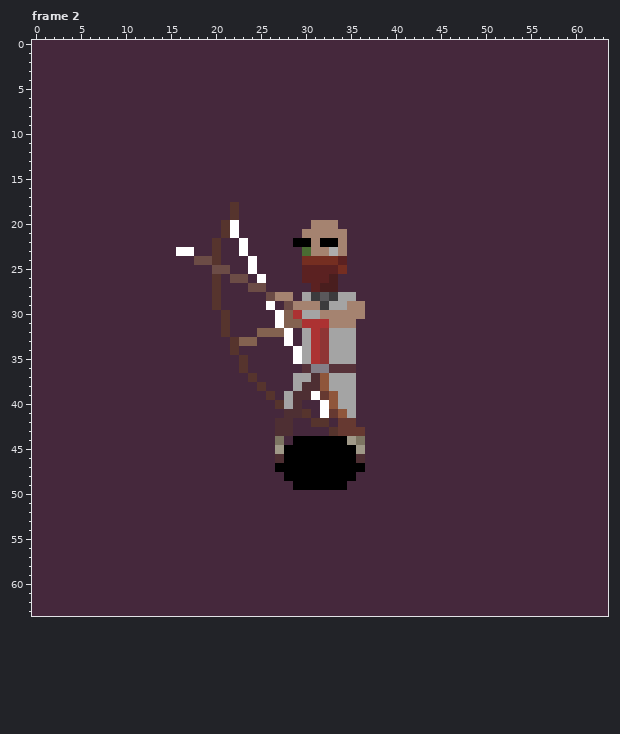
File history of a pixel-art file, assets/aseprite/human/human_melee_ranged_bow_attack.ase. Above: the version before the commit.
64x64 pixels, 6 frames. Shown: frame 2. The commit also changed other frames, which this record leaves out.
Now the later version:
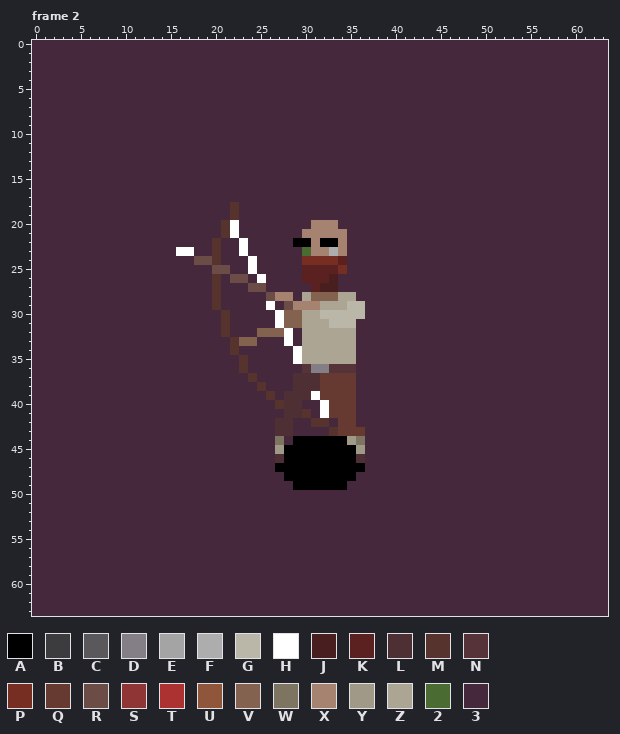
Palette (. is transparent): A #000000  B #3c3b3d  C #5a585b  D #847e87  E #a4a4a4  F #adadad  G #bab6a8  H #ffffff  J #491e1e  K #5b2121  L #4e2f33  M #56342d  N #563239  P #752e21  Q #663931  R #6c4c46  S #8f3535  T #ac3232  U #8f563b  V #836250  W #7d7562  X #a58370  Y #a09988  Z #ada593  2 #4a6c32  3 #45283c
The author wrote: Human bow animation - hands almost done
Change:
layer "body/shirts/regular" now shown
layer "body/shirts/long" now hidden
layer "body/armor" now hidden
layer "front (arms)/front_arms/shirts/regular" now shown
Frame 2:
The edit turns colour X into colour G in row 29 at x 35 to 36; in row 30 at x 32 to 36; in row 31 at x 33 to 35.
The edit turns colour E into colour L in row 37 at x 29 to 30; in row 38 at x 29; in rows 39 to 40 at x 28.
The edit turns colour E into colour Q in rows 37 to 38 at x 33 to 35; in rows 39 to 40 at x 34 to 35; in row 41 at x 35.
The edit turns colour U into colour Q in rows 37 to 38 at x 32; in rows 39 to 40 at x 33; in row 41 at x 34.
The edit turns colour B into colour V in row 28 at x 31 and 33.
The edit turns colour C into colour V in row 28 at x 32.
The edit turns colour T into colour V in row 30 at x 29.
The edit turns colour B into colour Z in row 29 at x 32.
The edit turns colour E into colour Z in row 28 at x 30 and 34 to 35; in row 29 at x 33 to 34; in row 30 at x 30 to 31; in rows 32 to 35 at x 30 and 33 to 35.
The edit turns colour S into colour Z in rows 32 to 35 at x 32.
The edit turns colour T into colour Z in row 31 at x 30 to 32; in rows 32 to 35 at x 31.
Pixel boxes of the changes (left, top, right, bottom) in both pictures:
changed: (284, 292, 365, 418)
